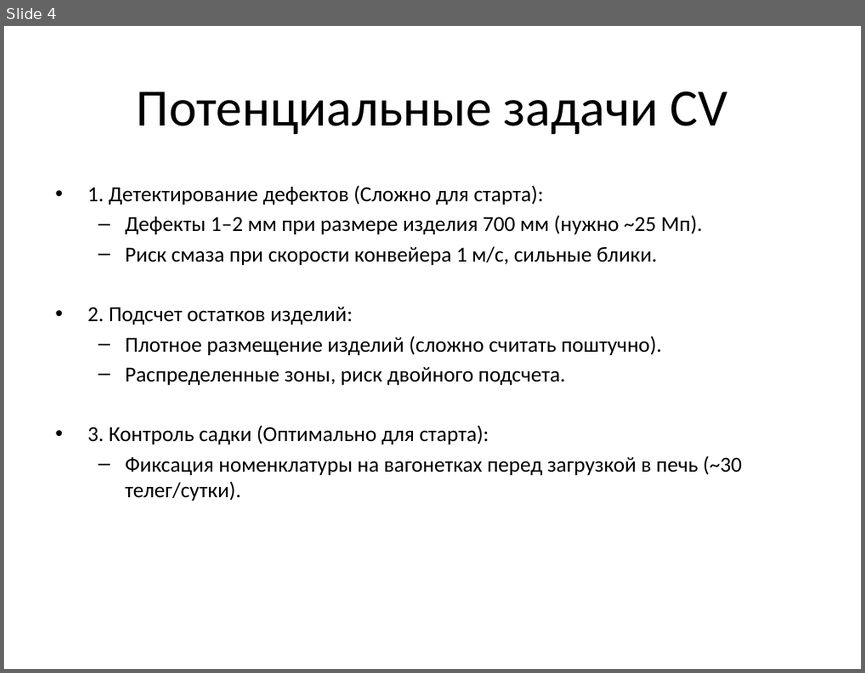
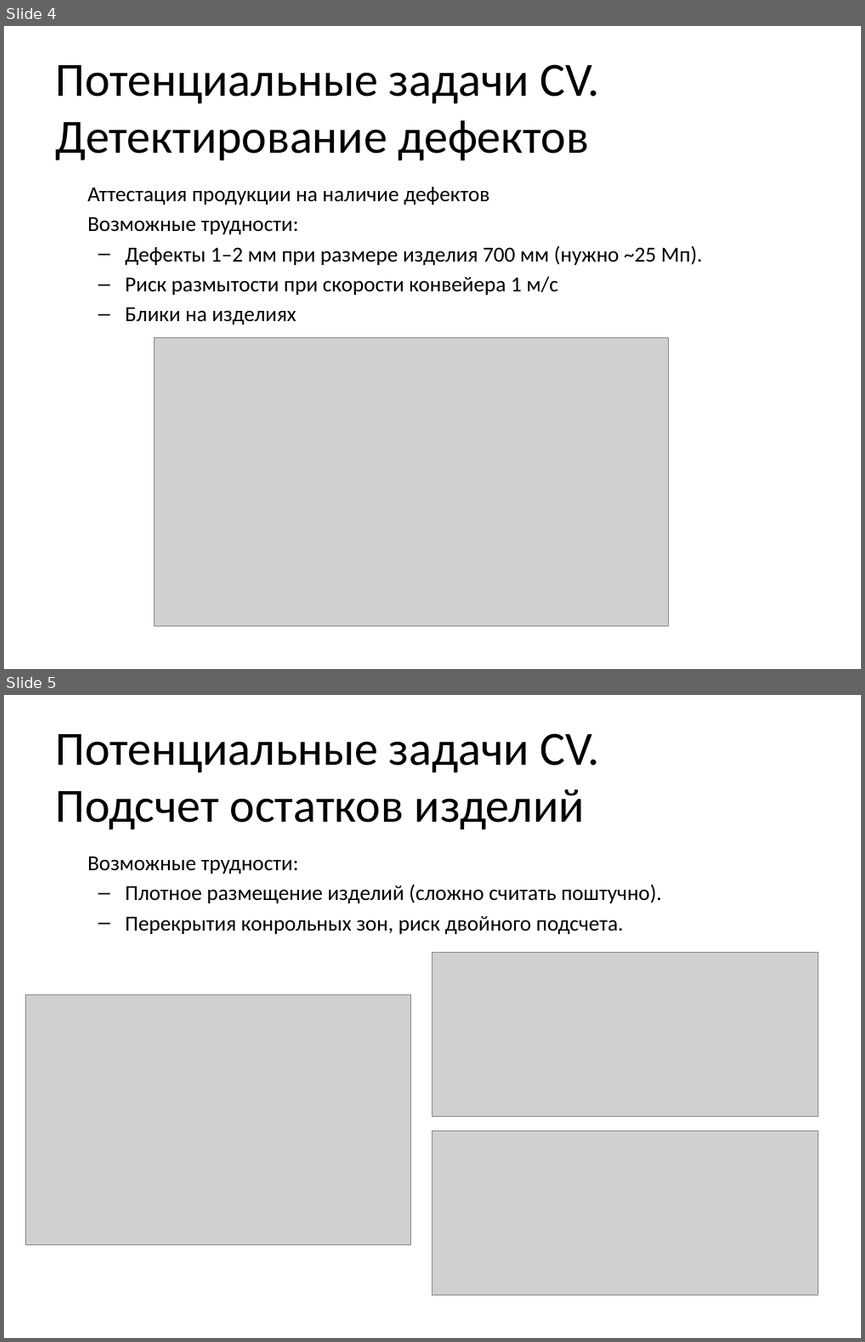
Before and after one commit to EduardKiselev/diploma, a slide deck: diploma_checkpoint1.pptx. Shown one above the other, each under a label of ours: slide 4 before the commit, slides 4 and 5 after it. The pictures are 865x673 and 865x1342 pixels, drawn with LibreOffice and Linux fonts; fonts in the diff are those of the drawing; grey boxes stand for pictures. Boxes give left, top, right and bottom in pixels: in the first picture for what was removed or moved away, otherwise in the second. Text is boxed around its words. In the diff, an @@ line names an element or a change of style, - is before the commit and + after.

```diff
--- a/diploma_checkpoint1.pptx
+++ b/diploma_checkpoint1.pptx
@@ slide 5 added at bbox=[4, 695, 861, 1338], background #FFFFFF @@
@@ title added at bbox=[55, 733, 600, 830], 40 pt, text #000000 @@
+Потенциальные задачи CV.
+Подсчет остатков изделий
@@ text added at bbox=[87, 856, 661, 934], 18 pt, text #000000 @@
+Возможные трудности:
+  – Плотное размещение изделий (сложно считать поштучно).
+  – Перекрытия конрольных зон, риск двойного подсчета.
@@ picture added at bbox=[432, 952, 818, 1117] @@
@@ picture added at bbox=[25, 995, 411, 1244] @@
@@ picture added at bbox=[432, 1130, 818, 1295] @@
@@ slide 4 changed as well @@
@@ title at bbox=[55, 64, 600, 161]: text changed; size 44 to 40 pt @@
-Потенциальные задачи CV
+Потенциальные задачи CV. Детектирование дефектов
@@ text at bbox=[87, 187, 489, 234]: text changed @@
-• 1. Детектирование дефектов (Сложно для старта):
+Аттестация продукции на наличие дефектов
+Возможные трудности:
@@ text at bbox=[125, 276, 558, 324]: text changed @@
-  – Риск смаза при скорости конвейера 1 м/с, сильные блики.
-• 2. Подсчет остатков изделий:
-  – Плотное размещение изделий (сложно считать поштучно).
-  – Распределенные зоны, риск двойного подсчета.
-• 3. Контроль садки (Оптимально для старта):
-  – Фиксация номенклатуры на вагонетках перед загрузкой в печь (~30 телег/сутки).
+  – Риск размытости при скорости конвейера 1 м/с
+  – Блики на изделиях
@@ picture added at bbox=[154, 338, 668, 626] @@
```
Also in this commit, not shown: 4 other slides changed, 1 other slide added, 2 slides removed, 18 other files.
